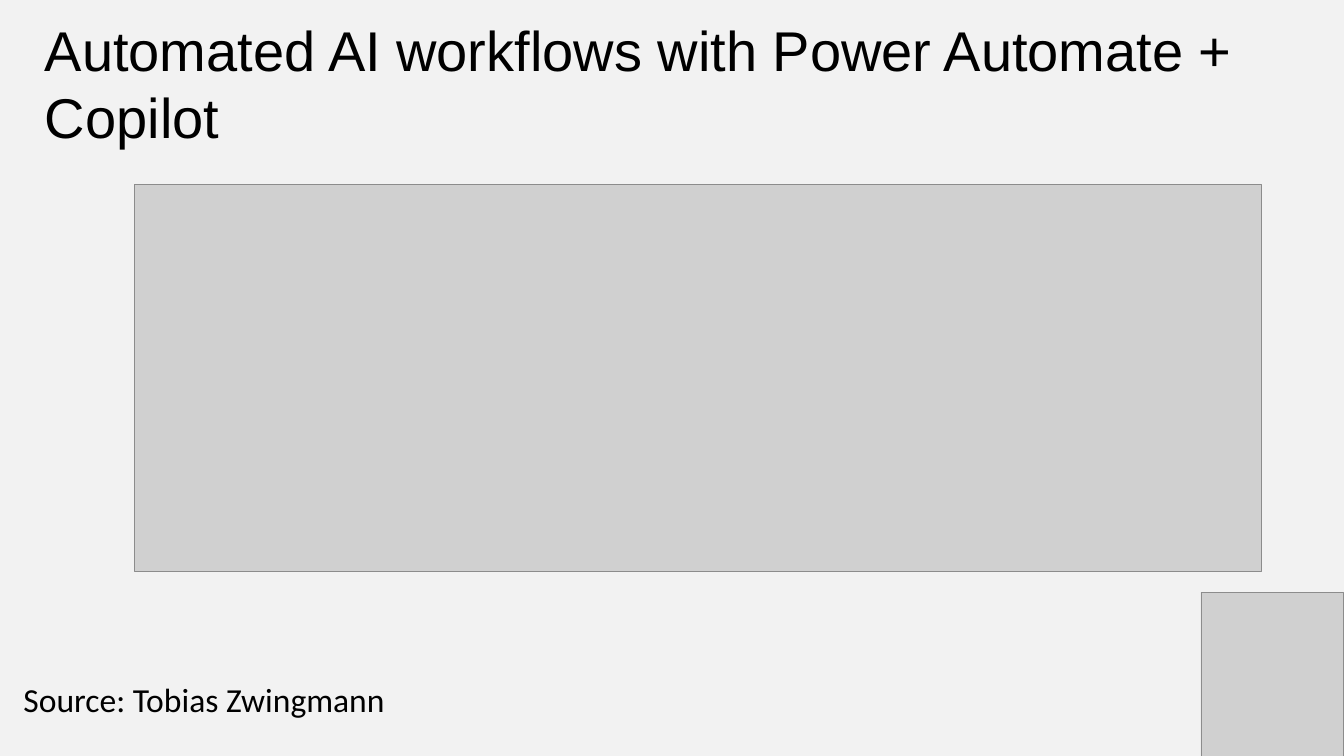
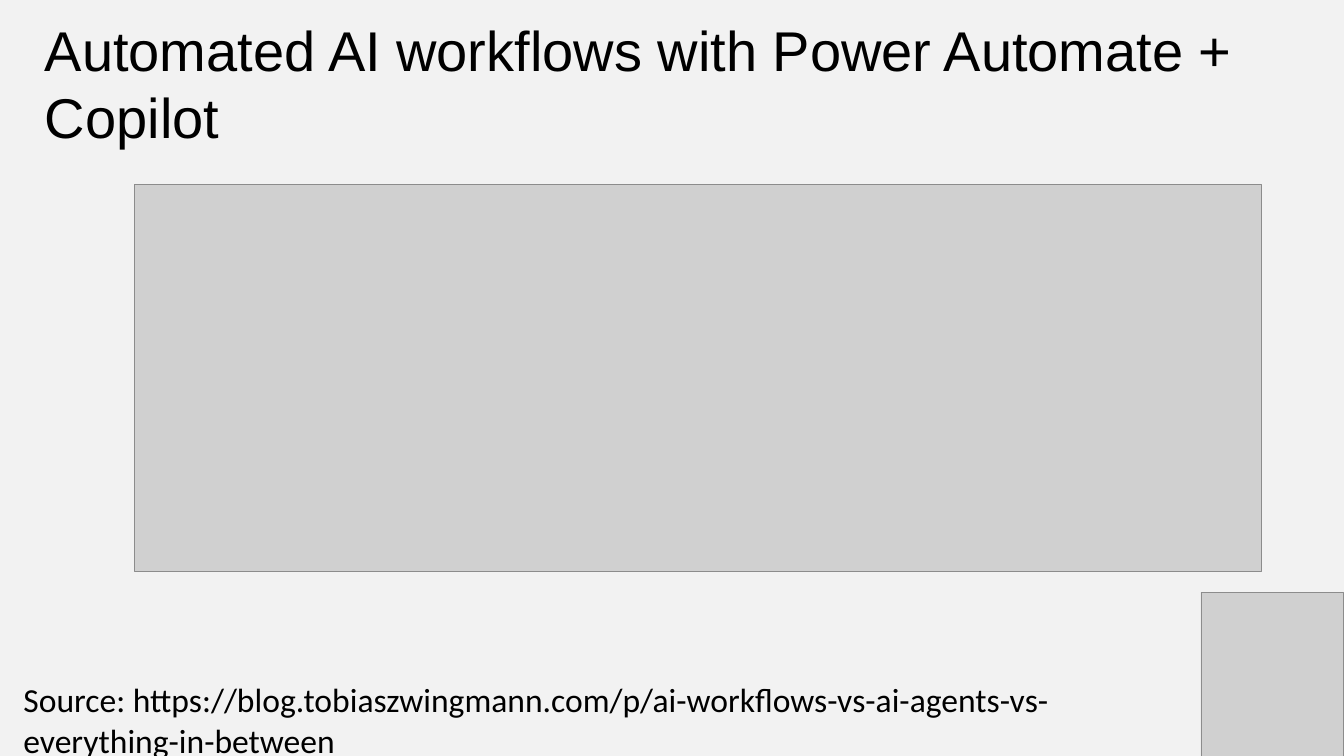
Before and after one commit to stringfestdata/gxls-first-excel-agent, a slide deck: slide 14 of first-excel-agent.pptx. Drawn at 1344x756 pixels with LibreOffice and Linux fonts; fonts in the diff are those of the drawing; grey boxes stand for pictures. Boxes give left, top, right and bottom in pixels: in the first picture for what was removed or moved away, otherwise in the second. Text is boxed around its words. In the diff, an @@ line names an element or a change of style, - is before the commit and + after.

```diff
--- a/first-excel-agent.pptx
+++ b/first-excel-agent.pptx
@@ text at box(23, 688, 1048, 756): text changed @@
-Source: Tobias Zwingmann
+Source: https://blog.tobiaszwingmann.com/p/ai-workflows-vs-ai-agents-vs-everything-in-between
```
Also in this commit, not shown: 1 other slide changed, 2 other files.
